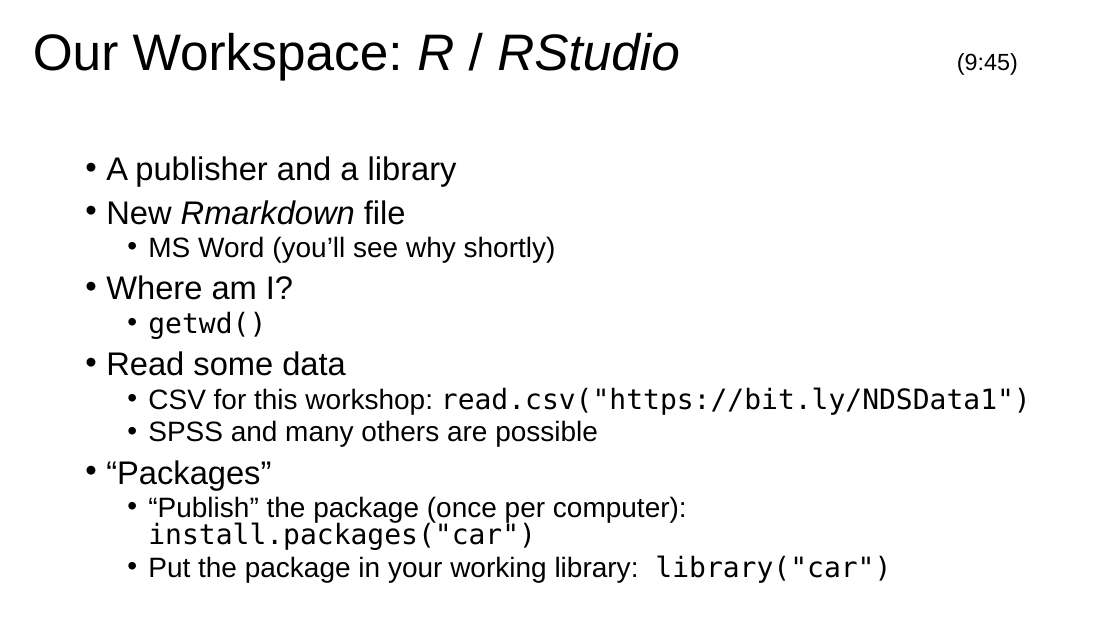
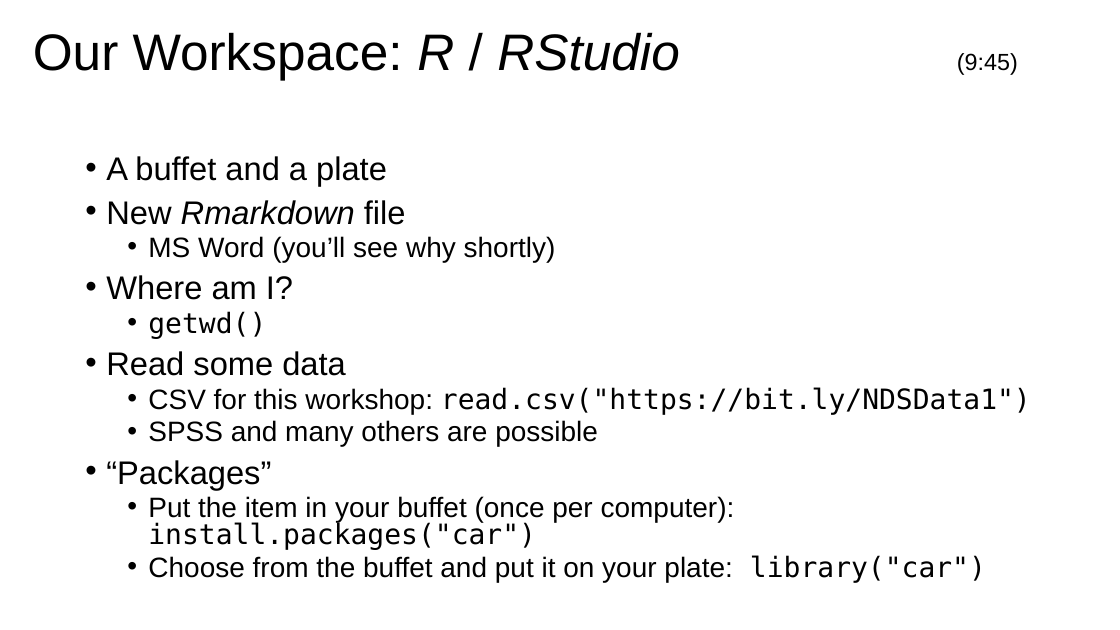
Before and after one commit to barneyricca/NDS_workshop, a slide deck: slide 10 of Slide Decks/Monday Morning.pptx. Drawn at 1120x630 pixels with LibreOffice and Linux fonts; fonts in the diff are those of the drawing; background and template pictures are left out. Boxes give left, top, right and bottom in pixels: in the first picture for what was removed or moved away, otherwise in the second. Text is boxed around its words. In the diff, an @@ line names an element or a change of style, - is before the commit and + after.

```diff
--- a/Slide Decks/Monday Morning.pptx
+++ b/Slide Decks/Monday Morning.pptx
@@ text at [106,156,387,186]: text changed @@
-• A publisher and a library
+• A buffet and a plate
@@ text at [148,496,986,583]: text changed @@
-  • “Publish” the package (once per computer): install.packages("car")
-  • Put the package in your working library: library("car")
+  • Put the item in your buffet (once per computer): install.packages("car")
+  • Choose from the buffet and put it on your plate: library("car")
```
Also in this commit, not shown: 13 other slides changed, 1 slide removed, 4 other files.
